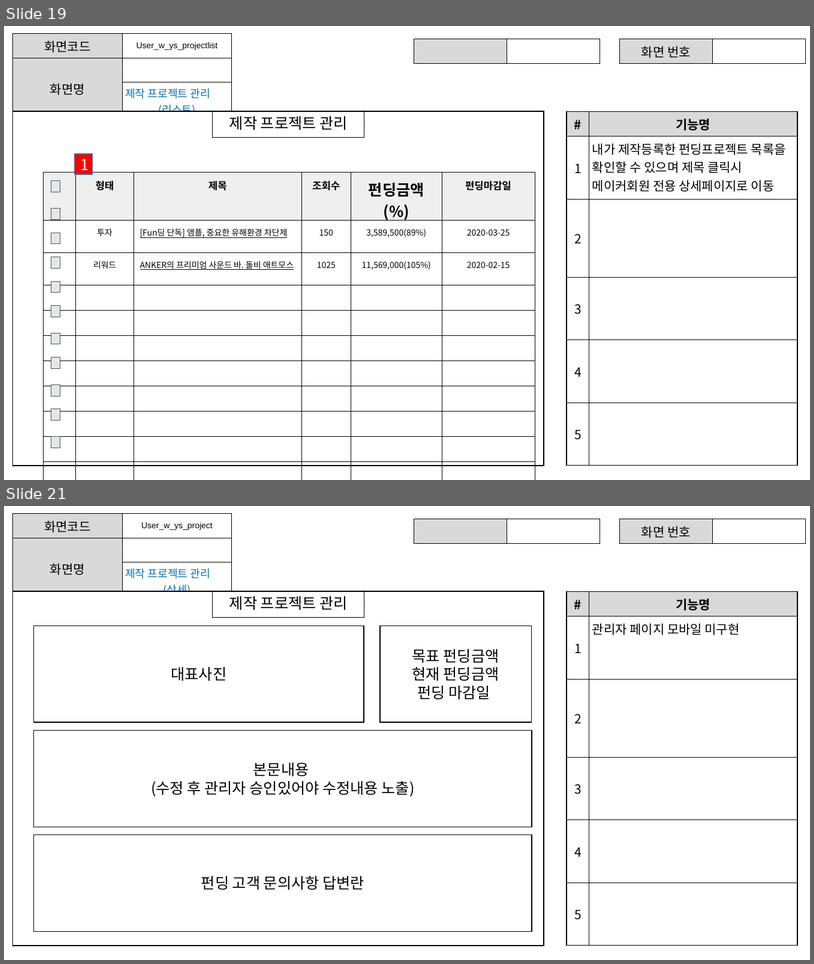
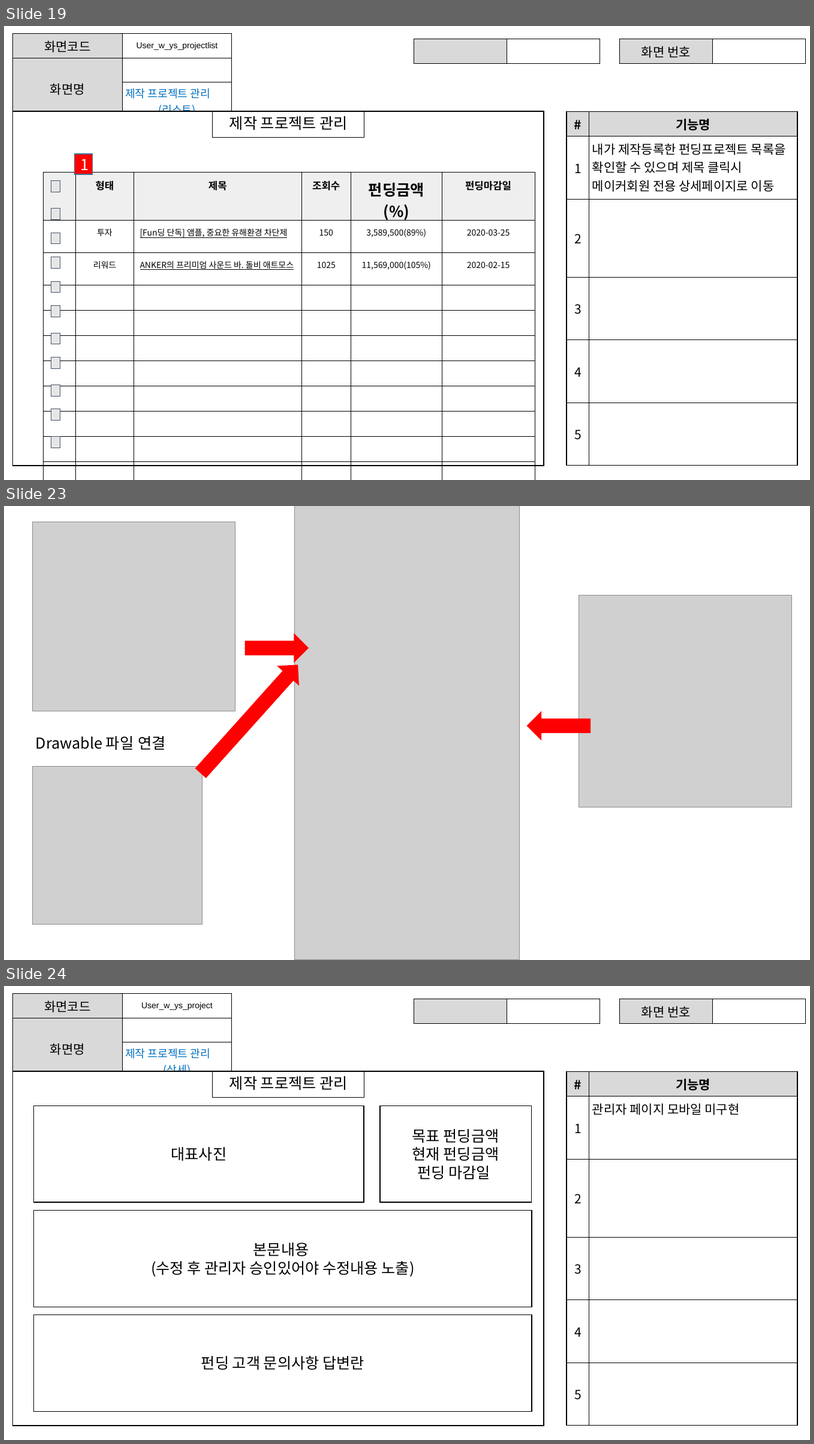
Before and after one commit to ezenteam2/EzenCrowdFunding, a slide deck: project03 화면설계서/project03 - 화면 설계서 - 용승.pptx. Shown one above the other, each under a label of ours: slides 19 and 21 before the commit, slides 19, 23 and 24 after it; the slides between them are not shown. The pictures are 814x964 and 814x1444 pixels, drawn with LibreOffice and Linux fonts; fonts in the diff are those of the drawing; grey boxes stand for pictures. Boxes give left, top, right and bottom in pixels: in the first picture for what was removed or moved away, otherwise in the second. Text is boxed around its words. In the diff, an @@ line names an element or a change of style, - is before the commit and + after.

```diff
--- a/project03 화면설계서/project03 - 화면 설계서 - 용승.pptx
+++ b/project03 화면설계서/project03 - 화면 설계서 - 용승.pptx
@@ slide 23 added at box(4, 506, 810, 960), background #FFFFFF @@
@@ picture added at box(32, 522, 235, 711) @@
@@ picture added at box(295, 506, 520, 960) @@
@@ picture added at box(579, 595, 792, 807) @@
@@ right arrow added at box(245, 634, 308, 662), fill #FF0000, outline #FF0000 1 pt @@
@@ right arrow added at box(191, 656, 308, 782), fill #FF0000, outline #FF0000 1 pt @@
@@ right arrow added at box(528, 712, 591, 739), fill #FF0000, outline #FF0000 1 pt @@
@@ text added at box(36, 736, 165, 750), 18 pt, text #000000 @@
+Drawable 파일 연결
@@ picture added at box(32, 766, 202, 924) @@
@@ what was slide 21 is now slide 24 @@
```
Also in this commit, not shown: 4 slides changed, 10 other slides added, 5 slides removed, 24 other files.
